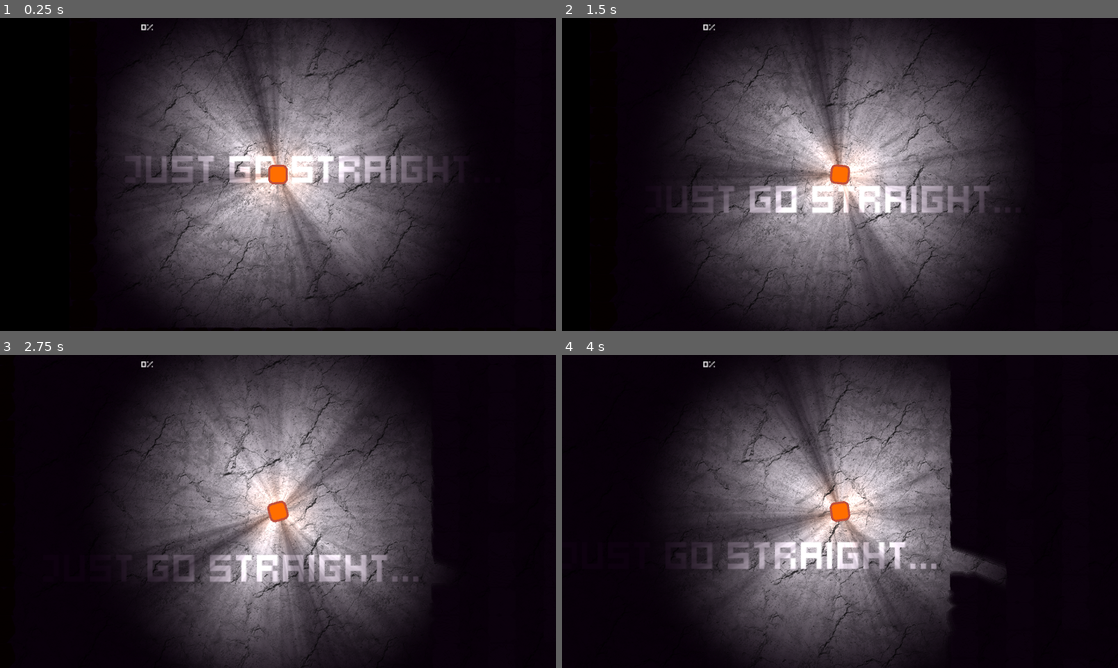
Above: before the commit, frames 1-4 (two rows, left to right).
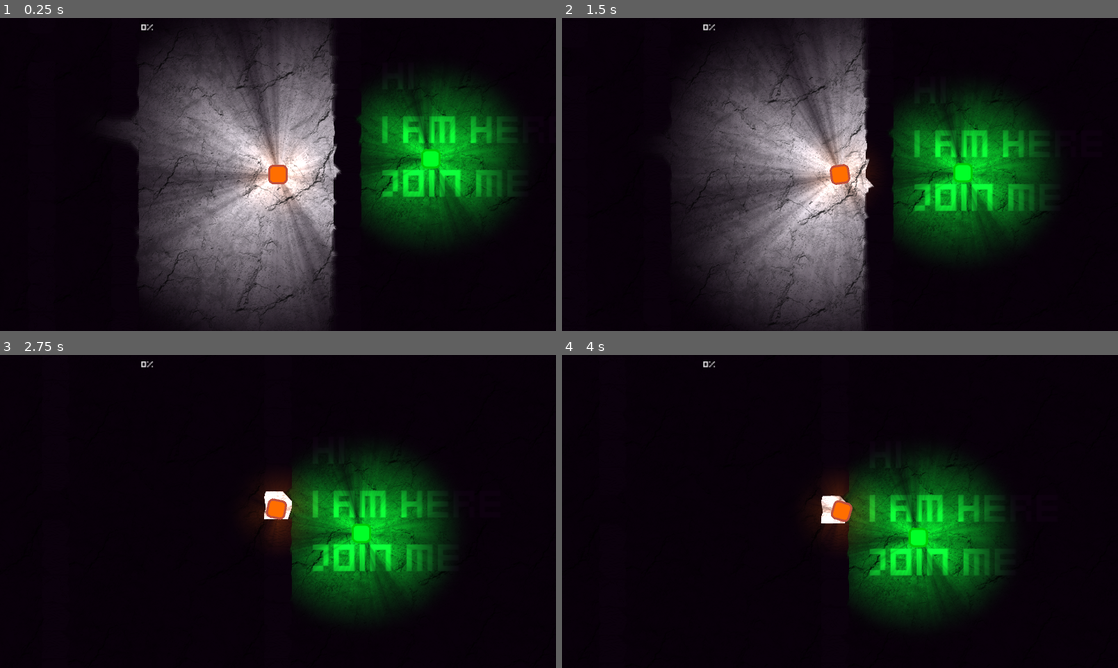
Above: after the commit, the same moments.

Repository: kurilluk/FITJam24
Game: Godot game, scene res://scenes/level01.tscn
Same seed, same stepped clock (60 frames per second), same inputs: the game is played once before the commit and once after it.
Inputs (mouse positions are in pixels of both pictures, inside the frame that each line leads up to):
- Up to frame 1 (0.25 s): no input
- Up to frame 2 (1.5 s): tap Enter at 0.5 s; move the mouse to (962, 158) at 0.52 s; press the mouse at (962, 158) at 0.53 s; hold Right (ui_right) 0.53-1.28 s; move the mouse to (728, 190) at 1.27 s; release the mouse at (728, 190) at 1.28 s; hold Down (ui_down) from 1.28 s (still down); right-click (728, 190) at 1.35 s
- Up to frame 3 (2.75 s): move the mouse to (333, 442) at 2.02 s; release Down (ui_down) at 2.03 s; press the mouse at (333, 442) at 2.03 s; hold Right (ui_right) from 2.03 s (still down)
- Up to frame 4 (4 s): move the mouse to (812, 574) at 2.77 s; release Right (ui_right) at 2.78 s; release the mouse at (812, 574) at 2.78 s; hold Up (ui_up) 2.78-3.53 s; right-click (812, 574) at 2.85 s; click (812, 574) at 2.92 s; move the mouse to (1006, 558) at 3.52 s; press the mouse at (1006, 558) at 3.53 s; hold Left (ui_left) from 3.53 s (still down)

The runs differ from the first frame. In frame 1, 26% of the frame differs, in the area x 19-95%, y 2-100%; in frame 2, 30%; in frame 3, 46%, in the area x 20-82%, y 0-100%; in frame 4, 44%.

Commit message:
added menu basic

Diff:
--- a/scenes/end.tscn
+++ b/scenes/end.tscn
@@ -12,6 +12,7 @@
 modulate = Color(0, 1, 1, 1)
 
 [node name="OverLight" type="PointLight2D" parent="Node2D"]
+visible = false
 rotation = 0.523599
 scale = Vector2(0.5, 0.5)
 color = Color(1, 1, 0.384314, 1)
--- a/scenes/level01.tscn
+++ b/scenes/level01.tscn
@@ -1,6 +1,7 @@
-[gd_scene load_steps=14 format=3 uid="uid://biogjax4fxdhd"]
+[gd_scene load_steps=15 format=3 uid="uid://biogjax4fxdhd"]
 
 [ext_resource type="Theme" uid="uid://dhwpta7qgho67" path="res://UI/UI_theme.tres" id="1_rbyeo"]
+[ext_resource type="Script" path="res://scripts/level01.gd" id="1_tym3p"]
 [ext_resource type="TileSet" uid="uid://drcy18v0gpc0d" path="res://tileset/Rocks.tres" id="2_275g0"]
 [ext_resource type="Texture2D" uid="uid://xxevbr8qqnmg" path="res://images/bar_cut_bitmap.png" id="2_f56y4"]
 [ext_resource type="Script" path="res://scripts/astarUniversal.gd" id="3_preer"]
@@ -24,6 +25,7 @@
 glow_hdr_threshold = 1.95
 
 [node name="Game" type="Node2D"]
+script = ExtResource("1_tym3p")
 
 [node name="GUI" type="CanvasLayer" parent="."]
 
@@ -92,7 +94,8 @@
 color = Color(0.0509804, 0.00392157, 0.0588235, 1)
 
 [node name="Player" parent="." node_paths=PackedStringArray("TurnOnAtStart") instance=ExtResource("12_te7ba")]
-position = Vector2(480, 608)
+position = Vector2(2176, 580)
+speed = 100.0
 TurnOnAtStart = [NodePath("../CanvasModulate"), NodePath("../Level/Background")]
 
 [node name="WorldEnvironment" type="WorldEnvironment" parent="."]
@@ -129,5 +132,20 @@
 text = "Just go straight..."
 vertical_alignment = 1
 
+[node name="LevelText2" type="Label" parent="LevelInfo"]
+z_index = 101
+layout_mode = 0
+offset_left = 2416.0
+offset_top = 288.0
+offset_right = 3584.0
+offset_bottom = 654.0
+theme = ExtResource("1_rbyeo")
+theme_override_font_sizes/font_size = 96
+text = "Hi
+I am here
+Join me
+"
+vertical_alignment = 1
+
 [node name="End" parent="." instance=ExtResource("10_djf73")]
 position = Vector2(2528, 544)
--- /dev/null
+++ b/scenes/menu.tscn
@@ -0,0 +1,76 @@
+[gd_scene load_steps=5 format=3 uid="uid://dqsic8w63vpip"]
+
+[ext_resource type="Script" path="res://scripts/outro.gd" id="5_b8t2e"]
+[ext_resource type="FontFile" uid="uid://bndhiv2j056cg" path="res://UI/kenney_mini_square.ttf" id="6_vlyde"]
+
+[sub_resource type="LabelSettings" id="LabelSettings_a77p0"]
+font = ExtResource("6_vlyde")
+font_size = 72
+
+[sub_resource type="LabelSettings" id="LabelSettings_j4415"]
+font = ExtResource("6_vlyde")
+font_size = 28
+
+[node name="Menu" type="Control"]
+layout_mode = 3
+anchors_preset = 15
+anchor_right = 1.0
+anchor_bottom = 1.0
+grow_horizontal = 2
+grow_vertical = 2
+script = ExtResource("5_b8t2e")
+
+[node name="DarkScreen" type="ColorRect" parent="."]
+layout_mode = 1
+anchors_preset = 15
+anchor_right = 1.0
+anchor_bottom = 1.0
+grow_horizontal = 2
+grow_vertical = 2
+color = Color(0, 0, 0, 1)
+
+[node name="VBoxContainer" type="VBoxContainer" parent="."]
+layout_mode = 1
+anchors_preset = 8
+anchor_left = 0.5
+anchor_top = 0.5
+anchor_right = 0.5
+anchor_bottom = 0.5
+offset_left = -173.5
+offset_top = -157.0
+offset_right = 173.5
+offset_bottom = 157.0
+grow_horizontal = 2
+grow_vertical = 2
+
+[node name="Label" type="Label" parent="VBoxContainer"]
+layout_mode = 2
+size_flags_vertical = 0
+text = "Do you want to quit?"
+label_settings = SubResource("LabelSettings_a77p0")
+horizontal_alignment = 1
+vertical_alignment = 2
+
+[node name="Statistic" type="Label" parent="VBoxContainer"]
+layout_mode = 2
+size_flags_vertical = 8
+text = "We hope you don't want to ba a loosler and quit now..."
+label_settings = SubResource("LabelSettings_j4415")
+horizontal_alignment = 1
+
+[node name="Exit" type="Button" parent="VBoxContainer"]
+layout_mode = 2
+theme_override_fonts/font = ExtResource("6_vlyde")
+theme_override_font_sizes/font_size = 72
+text = "Be looser?"
+flat = true
+
+[node name="Reload" type="Button" parent="VBoxContainer"]
+layout_mode = 2
+theme_override_fonts/font = ExtResource("6_vlyde")
+theme_override_font_sizes/font_size = 72
+text = "Or play again?"
+flat = true
+
+[connection signal="pressed" from="VBoxContainer/Exit" to="." method="_on_exit_pressed"]
+[connection signal="pressed" from="VBoxContainer/Reload" to="." method="_on_reload_pressed"]
--- /dev/null
+++ b/scripts/level01.gd
@@ -0,0 +1,22 @@
+extends Node2D
+
+## Called when the node enters the scene tree for the first time.
+#func _ready():
+	#pass # Replace with function body.
+#
+#
+## Called every frame. 'delta' is the elapsed time since the previous frame.
+#func _process(delta):
+	#pass
+
+const MENU = preload("res://scenes/menu.tscn")
+@onready var gui = $GUI
+
+func openMenu():
+	var menu = MENU.instantiate()
+	gui.add_child(menu)
+
+func _input(event):
+	if event.is_action_pressed("ui_cancel"):
+		#get_tree().quit()
+		openMenu()
--- /dev/null
+++ b/scripts/outro.gd
@@ -0,0 +1,40 @@
+extends Control
+
+@onready var dark_screen = $DarkScreen
+@onready var reload = $VBoxContainer/Reload
+@onready var label = $VBoxContainer/Label
+@onready var statistic = $VBoxContainer/Statistic
+
+#var game_statistic: GameStatistics
+
+var tween
+# Called when the node enters the scene tree for the first time.
+func _ready():
+	dark_screen.modulate.a = 0.0
+	reload.modulate.a = 0.0
+	#process_game_statistic()
+	tween = get_tree().create_tween()
+	tween.tween_property(dark_screen,"modulate:a",1.0,3.0)
+	await (tween.finished)
+	tween = get_tree().create_tween()
+	tween.tween_property(reload,"modulate:a",1.0,0.5)
+	#reload.visible = true
+	#pass # Replace with function body.
+#
+#func process_game_statistic():
+	#game_statistic = Helpers.get_game_statisitic()
+	#if game_statistic.initialized:
+		#statistic.text = game_statistic.get_stats()
+
+
+func _on_reload_pressed():
+	#var dark_tween = dark_screen.apear()
+	#await (dark_tween.finished)
+	get_tree().reload_current_scene()
+	#get_tree().change_scene_to_file("res://scenes/final_game_scene.tscn")
+	#pass # Replace with function body.
+
+
+func _on_exit_pressed():
+	get_tree().quit()
+	#pass # Replace with function body.
